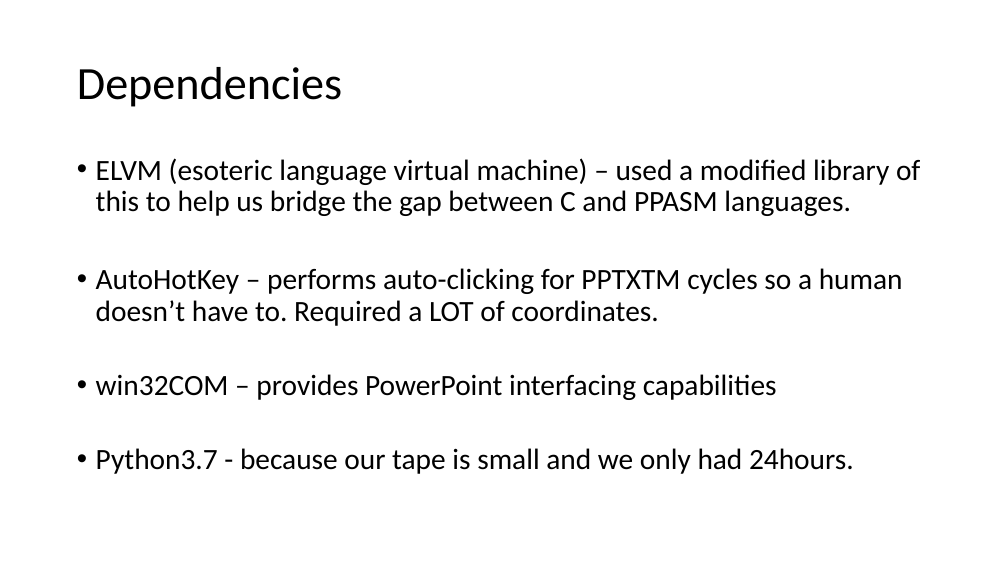
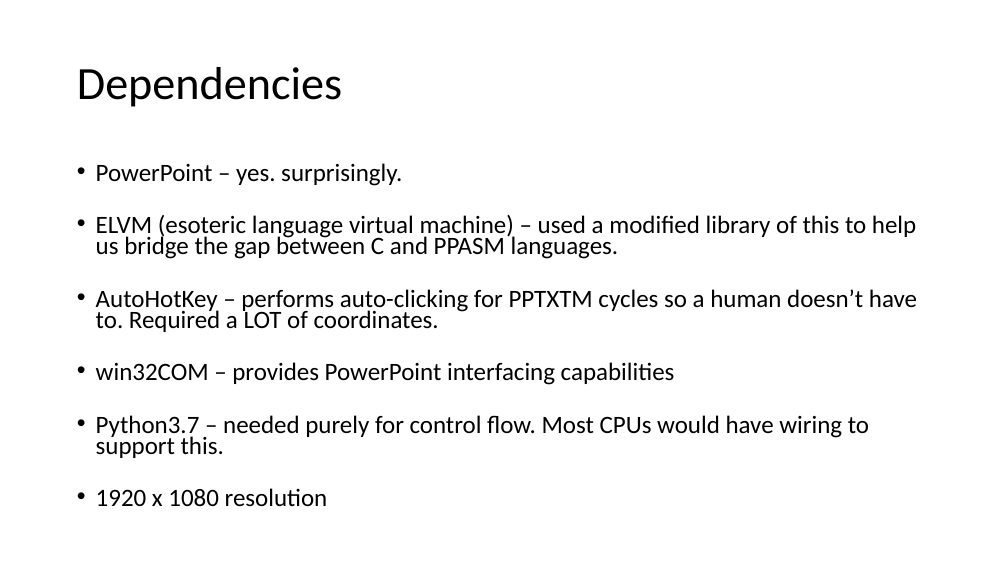
Before and after one commit to cdchoy/ppcc, a slide deck: slide 7 of presentation.pptx (slide 6 before the commit). Drawn at 1008x567 pixels with LibreOffice and Linux fonts; fonts in the diff are those of the drawing. Boxes give left, top, right and bottom in pixels: in the first picture for what was removed or moved away, otherwise in the second. Text is boxed around its words. In the diff, an @@ line names an element or a change of style, - is before the commit and + after.

Commit message:
up

```diff
--- a/presentation.pptx
+++ b/presentation.pptx
@@ text at (96, 163, 402, 186): paragraph added @@
+• PowerPoint – yes. surprisingly.
@@ text at (96, 215, 917, 385): size 28 to 23.8 pt in "ELVM (esoteric language virtual machine) – used ...", "AutoHotKey – performs auto-clicking for PPTXTM cycles ...", "win32COM – provides PowerPoint interfacing capabilities"; line spacing 0.9 to 0.7 @@
@@ text at (96, 415, 869, 507): text changed; size 28 to 23.8 pt @@
-• Python3.7 - because our tape is small and we only had 24hours.
+• Python3.7 – needed purely for control flow. Most CPUs would have wiring to support this.
+• 1920 x 1080 resolution
```
Also in this commit, not shown: 4 other slides changed, 4 slides added, 1 slide removed.
